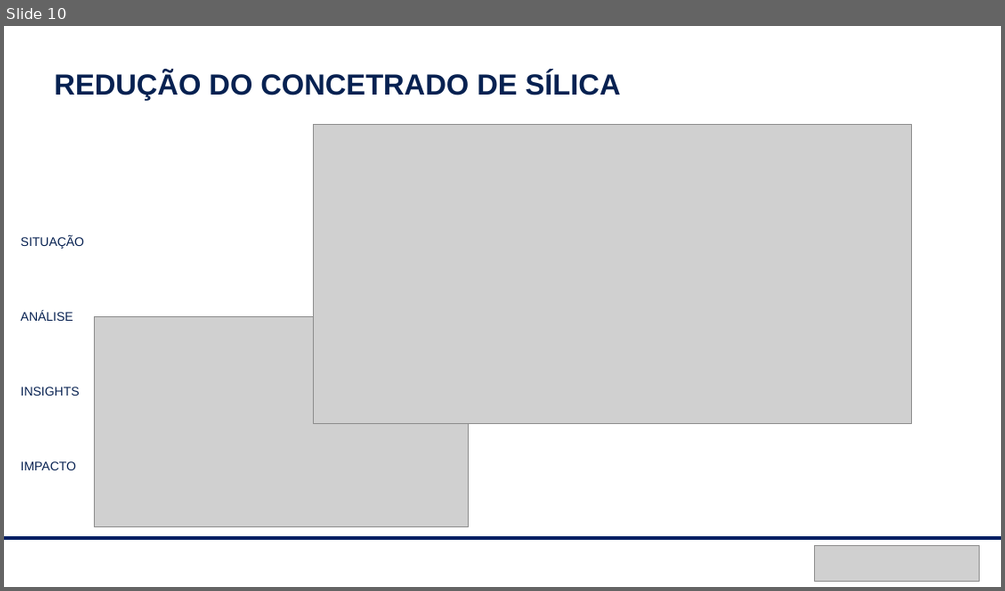
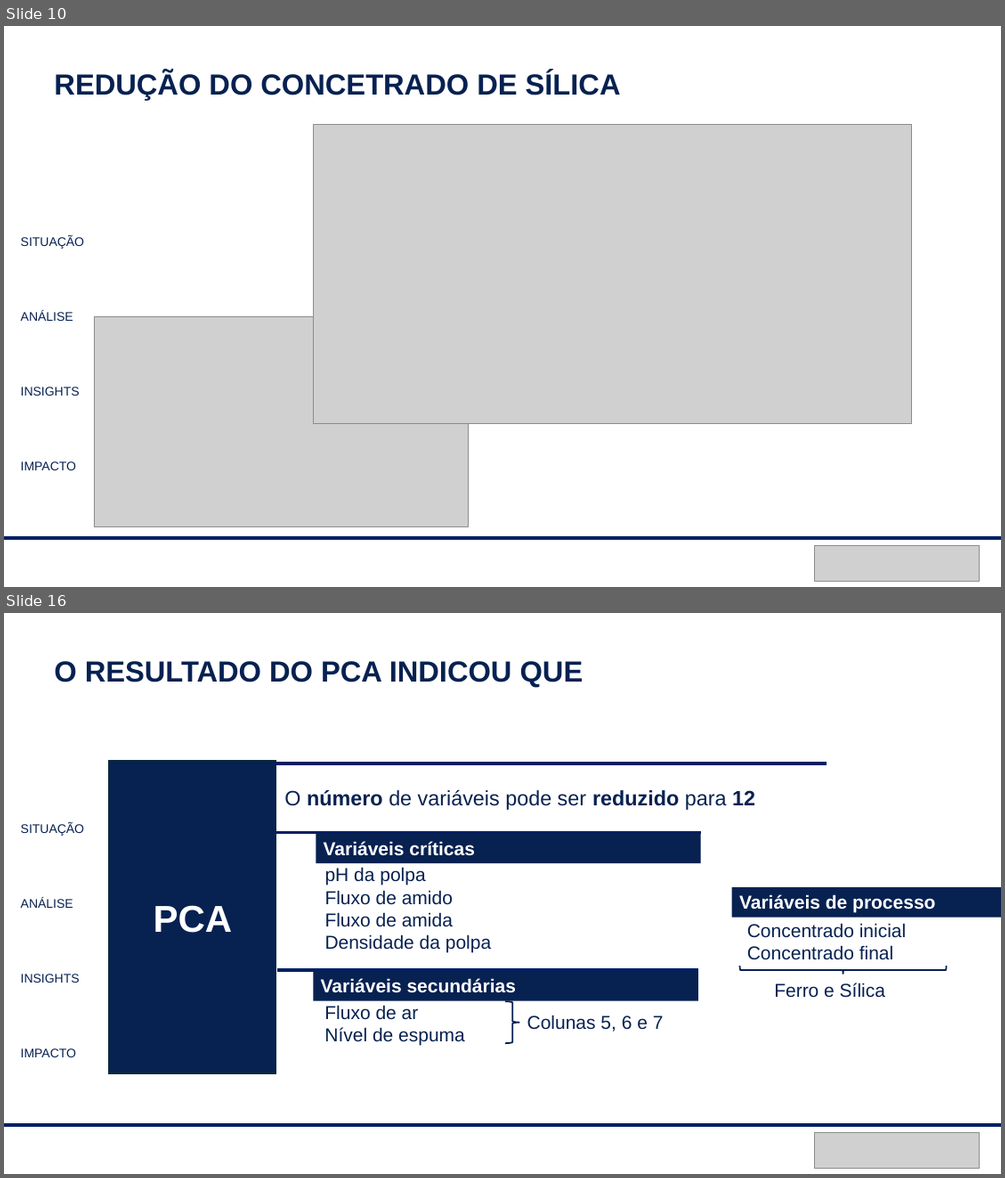
Before and after one commit to peixotoigor/aignosi-internship-datascience-challenge, a slide deck: Apresentacao/EDA_ore_mining.pptx. Shown one above the other, each under a label of ours: slide 10 before the commit, slides 10 and 16 after it; the slides between them are not shown. The pictures are 1005x591 and 1005x1178 pixels, drawn with LibreOffice and Linux fonts; fonts in the diff are those of the drawing; grey boxes stand for pictures. Boxes give left, top, right and bottom in pixels: in the first picture for what was removed or moved away, otherwise in the second. Text is boxed around its words. In the diff, an @@ line names an element or a change of style, - is before the commit and + after.

```diff
--- a/Apresentacao/EDA_ore_mining.pptx
+++ b/Apresentacao/EDA_ore_mining.pptx
@@ slide 16 added at [4,613,1001,1174], background #FFFFFF @@
@@ text added at [54,661,583,687], 28 pt, text #072151, bold @@
+O RESULTADO DO PCA INDICOU QUE
@@ rectangle added at [109,761,276,1074], fill #072151, outline #092A39 1.5 pt, 36 pt, text #FFFFFF, bold @@
+PCA
@@ line added from (275, 763) to (826, 763), #001F63 3 pt @@
@@ text added at [284,789,755,810], 20 pt, text #072151 @@
+O número de variáveis pode ser reduzido para 12
@@ text added at [21,823,84,1057], 12 pt, text #072151 @@
+SITUAÇÃO
+ANÁLISE
+INSIGHTS
+IMPACTO
@@ line added from (275, 832) to (701, 832), #001F63 3 pt @@
@@ rectangle added at [316,833,701,863], fill #072151, 18 pt, text #FFFFFF, bold @@
+Variáveis críticas
@@ text added at [325,867,491,952], 18 pt, text #072151 @@
+pH da polpa
+Fluxo de amido
+Fluxo de amida
+Densidade da polpa
@@ rectangle added at [732,887,1001,916], fill #072151, 18 pt, text #FFFFFF, bold @@
+Variáveis de processo
@@ text added at [747,923,906,960], 18 pt, text #072151 @@
+Concentrado inicial
+Concentrado final
@@ line added from (278, 970) to (698, 970), #001F63 3 pt @@
@@ rectangle added at [314,971,699,1000], fill #072151, 18 pt, text #FFFFFF, bold @@
+Variáveis secundárias
@@ right brace added at [739,965,946,973], outline #072151 1.5 pt @@
@@ text added at [774,982,885,997], 18 pt, text #072151 @@
+Ferro e Sílica
@@ text added at [324,1005,465,1046], 18 pt, text #072151 @@
+Fluxo de ar
+Nível de espuma
@@ right brace added at [505,1001,519,1043], outline #072151 1.5 pt @@
@@ text added at [527,1014,663,1031], 18 pt, text #072151 @@
+Colunas 5, 6 e 7
@@ line added from (4, 1126) to (1001, 1126), #001F63 3 pt @@
@@ picture added at [815,1132,979,1167] @@
```
Also in this commit, not shown: 4 slides changed, 6 other slides added, 4 slides removed, 1 other file.
